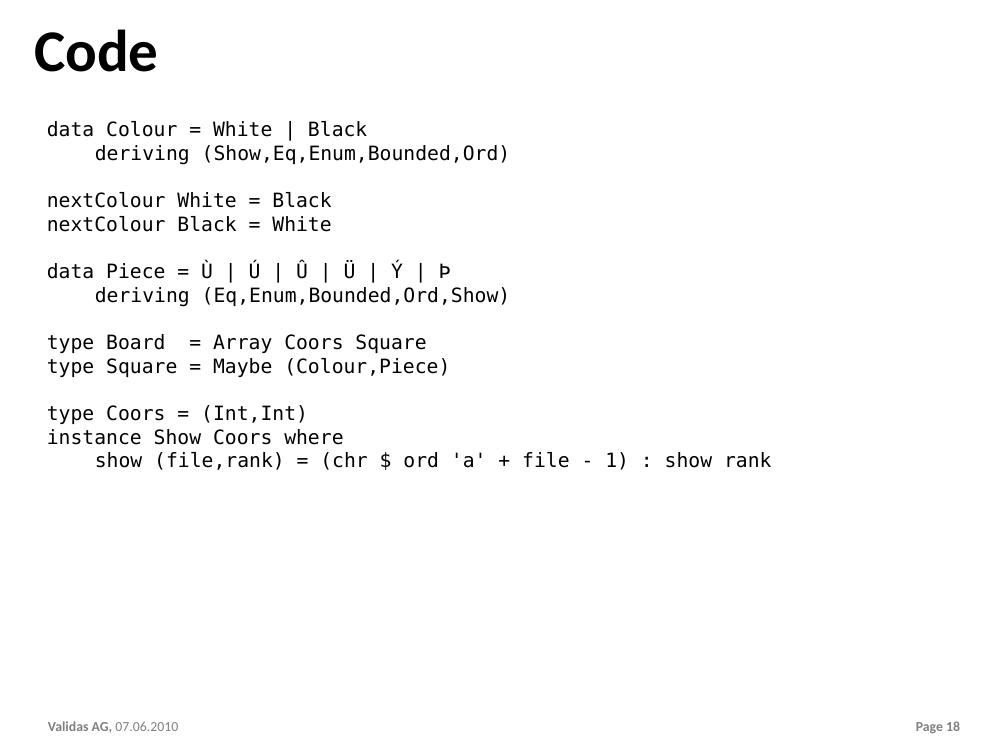
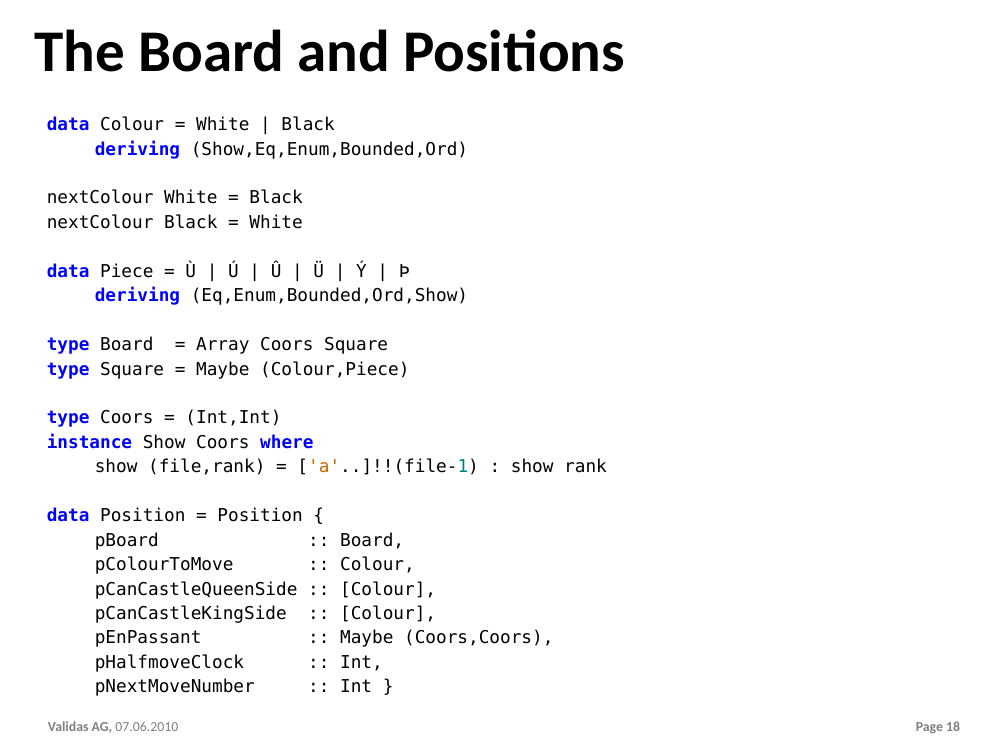
Before and after one commit to theoremprover/chess, a slide deck: slide 18 of ppt/Chess200.pptx. Drawn at 1008x756 pixels with LibreOffice and Linux fonts; fonts in the diff are those of the drawing; background and template pictures are left out. Boxes give left, top, right and bottom in pixels: in the first picture for what was removed or moved away, otherwise in the second. Text is boxed around its words. In the diff, an @@ line names an element or a change of style, - is before the commit and + after.

```diff
--- a/ppt/Chess200.pptx
+++ b/ppt/Chess200.pptx
@@ title at <box>34,29,625,72</box>: text changed @@
-Code
+The Board and Positions
@@ text at <box>47,116,468,449</box>: size 20 to 18 pt, highlight none to #FFFFFF in "data Colour = White | Black", "deriving (Show,Eq,Enum,Bounded,Ord)", "nextColour White = Black", "nextColour Black = White" and 6 more places; text colour #000000 to #0000FF, bold on in "data", "deriving", "data", "deriving" and 4 more places; line spacing 1 to 1.15 @@
@@ text at <box>47,458,607,696</box>: text changed; size 20 to 18 pt @@
-show (file,rank) = (chr $ ord 'a' + file - 1) : show rank
+show (file,rank) = ['a'..]!!(file-1) : show rank
+data Position = Position {
+pBoard :: Board,
+pColourToMove :: Colour,
+pCanCastleQueenSide :: [Colour],
+pCanCastleKingSide :: [Colour],
+pEnPassant :: Maybe (Coors,Coors),
+pHalfmoveClock :: Int,
+pNextMoveNumber :: Int }
```
Also in this commit, not shown: 5 other slides changed, 9 slides added, 2 other files.
